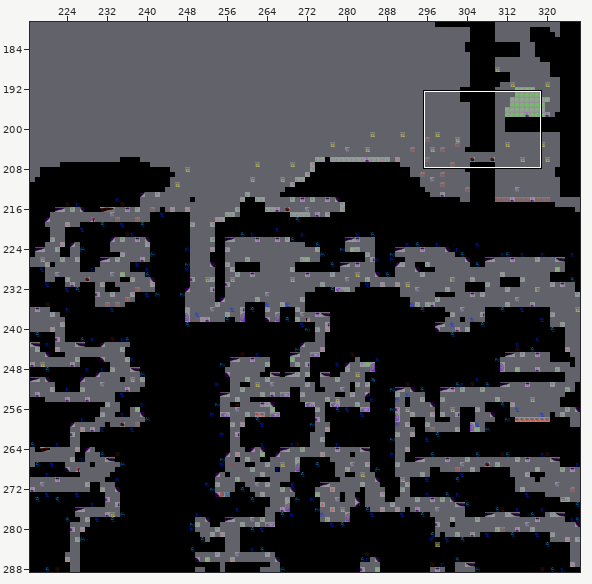
Two versions of a level (Tiled map, DownloadedData/TheCave.tmx). Above: a wide view before the commit, with the close-up outlined.
Close-up. Old version:
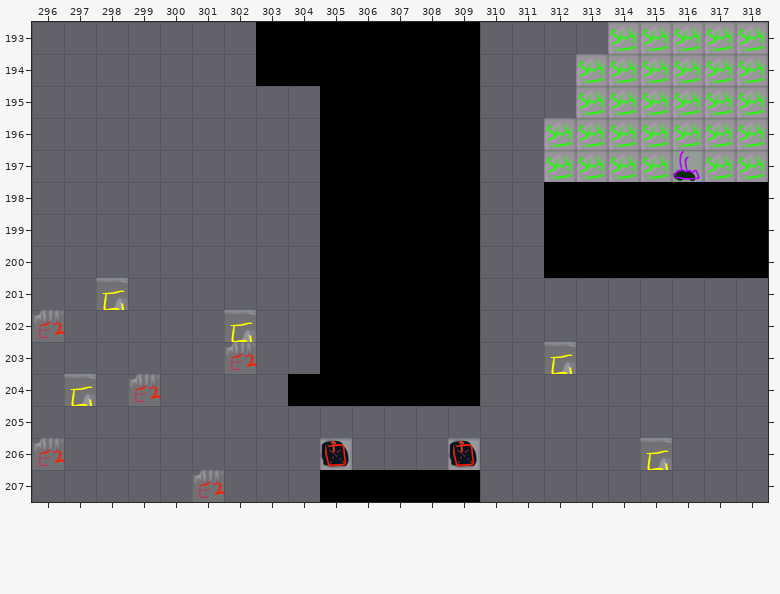
Cells are 120x120 px. Shown: x 296..318, y 193..207. The commit also changed other parts of the map, which this record leaves out.
Once edited:
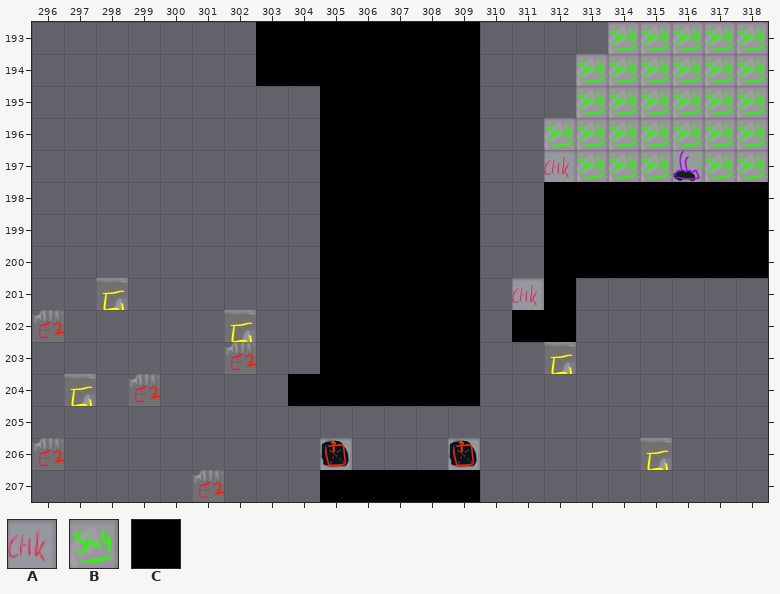
Key: from "UpperCaveObjectTiles": A 15, B 23; from "UpperCaveTiles": C 12.
_ is an empty cell, . an unchanged one.
See-through tiles are keyed as they look on the map.
Edits made:
--- layer "Level"
@@ x 311..312 @@
-201 ._
-202 __
+201 .C
+202 CC
--- layer "Objects"
@@ x 312..312 @@
-197 B
+197 A
@@ x 311..311 @@
-201 _
+201 A
Pixel boxes of the changes (left, top, right, bottom) in both close-ups:
changed: (544, 150, 575, 182)
added: (512, 278, 576, 342)
